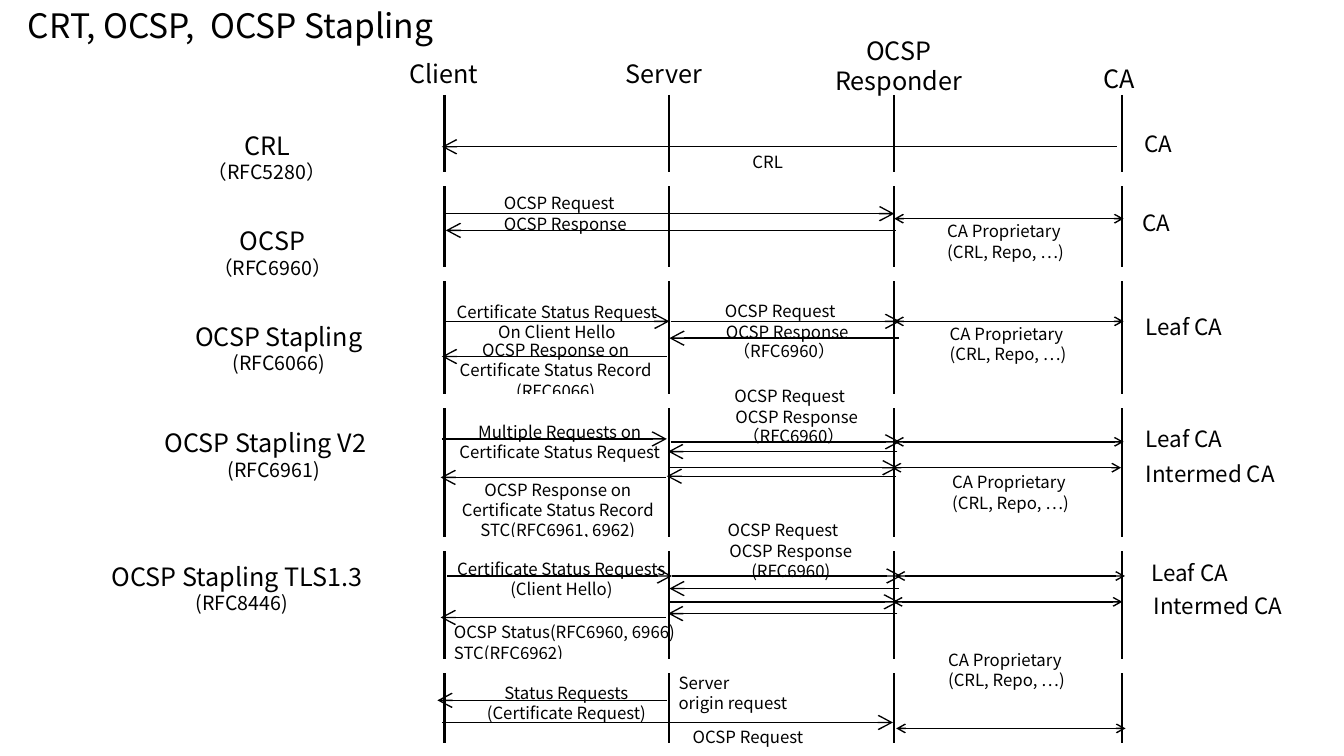
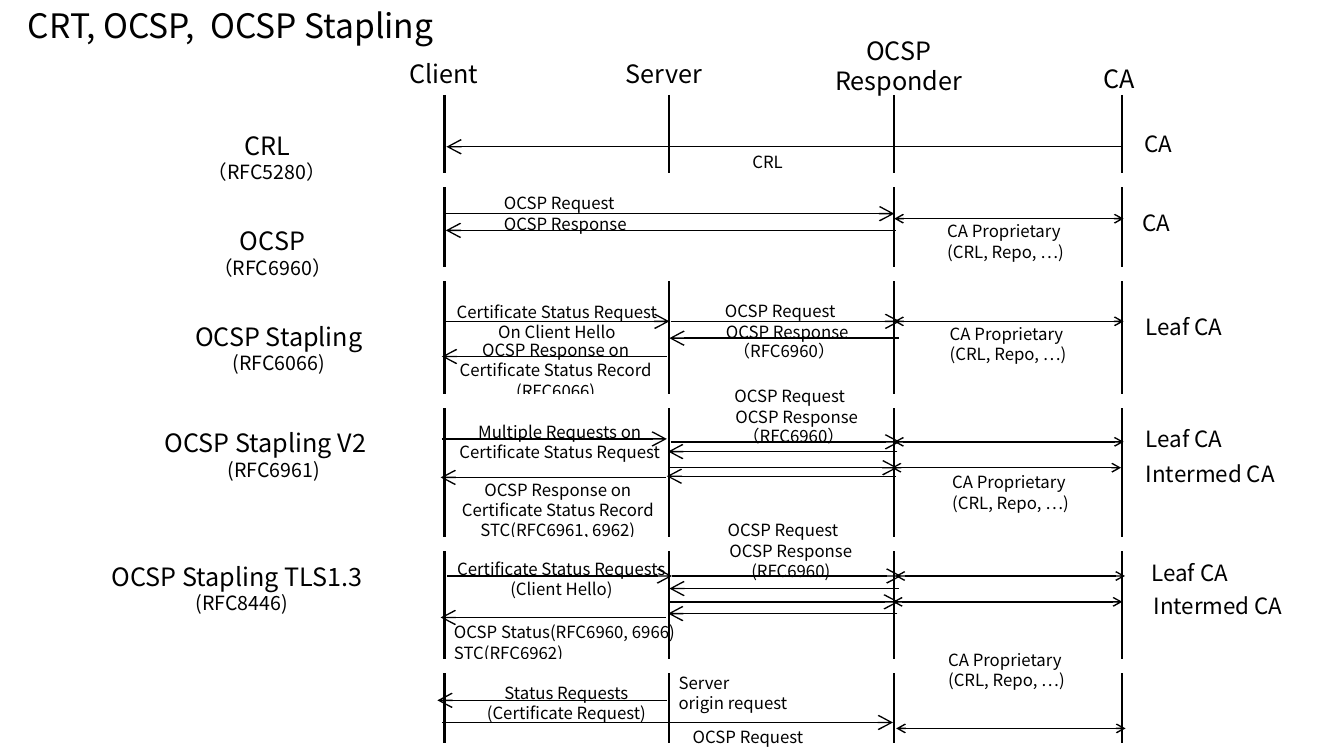
Before and after one commit to kojo1/TLSbook-en, a slide deck: slide 30 of Part1.Technology/Chapter3.Algorithm/Algorithm-fig-jp.pptx. Drawn at 1344x756 pixels with LibreOffice and Linux fonts; fonts in the diff are those of the drawing. Boxes give left, top, right and bottom in pixels: in the first picture for what was removed or moved away, otherwise in the second. Text is boxed around its words. In the diff, an @@ line names an element or a change of style, - is before the commit and + after.

Commit message:
update CRL, OCSP figure

```diff
--- a/Part1.Technology/Chapter3.Algorithm/Algorithm-fig-jp.pptx
+++ b/Part1.Technology/Chapter3.Algorithm/Algorithm-fig-jp.pptx
@@ arrow moved from (1117, 147) - (442, 147) to (1121, 147) - (447, 147) @@
@@ rectangle added at [655, 180, 783, 268], fill #FFFFFF @@
```
Also in this commit, not shown: 7 other files.
